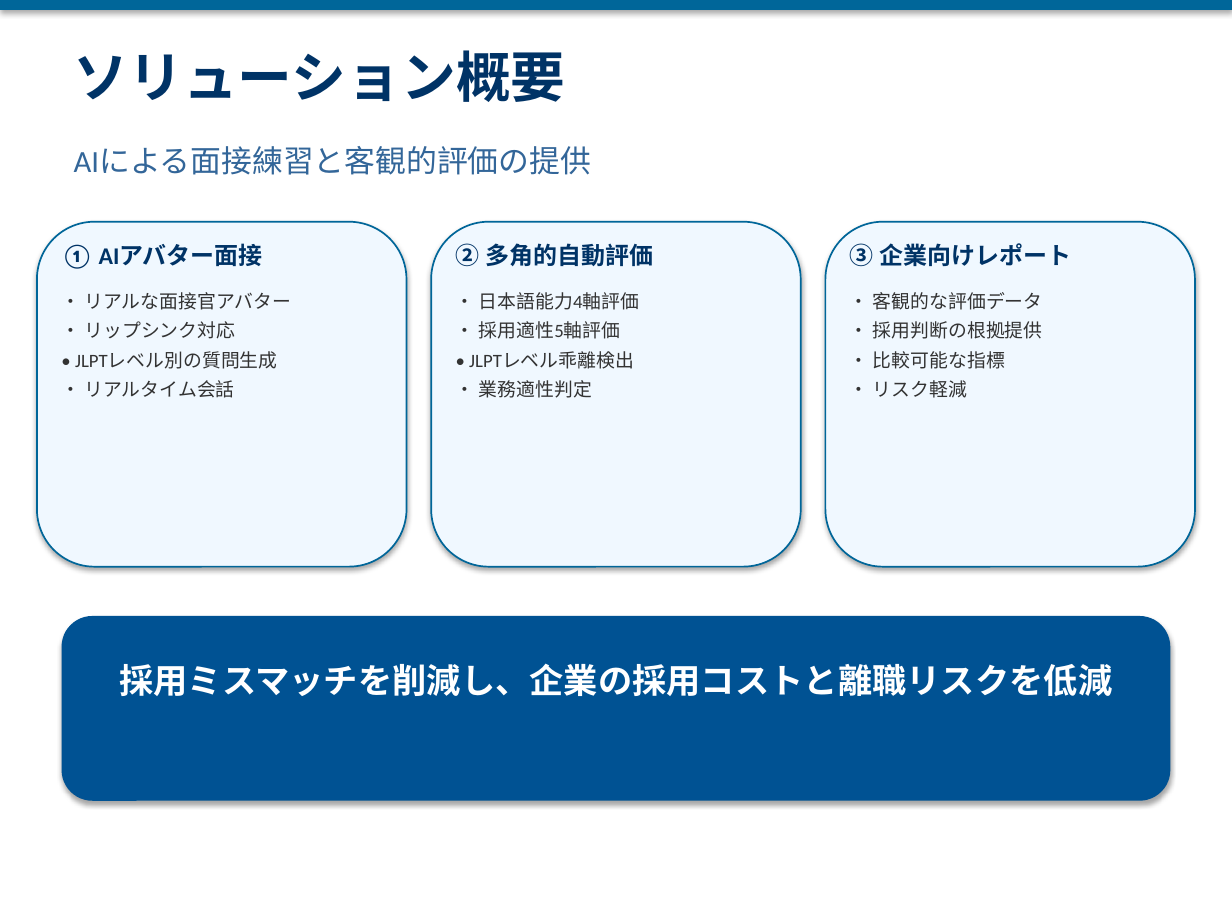
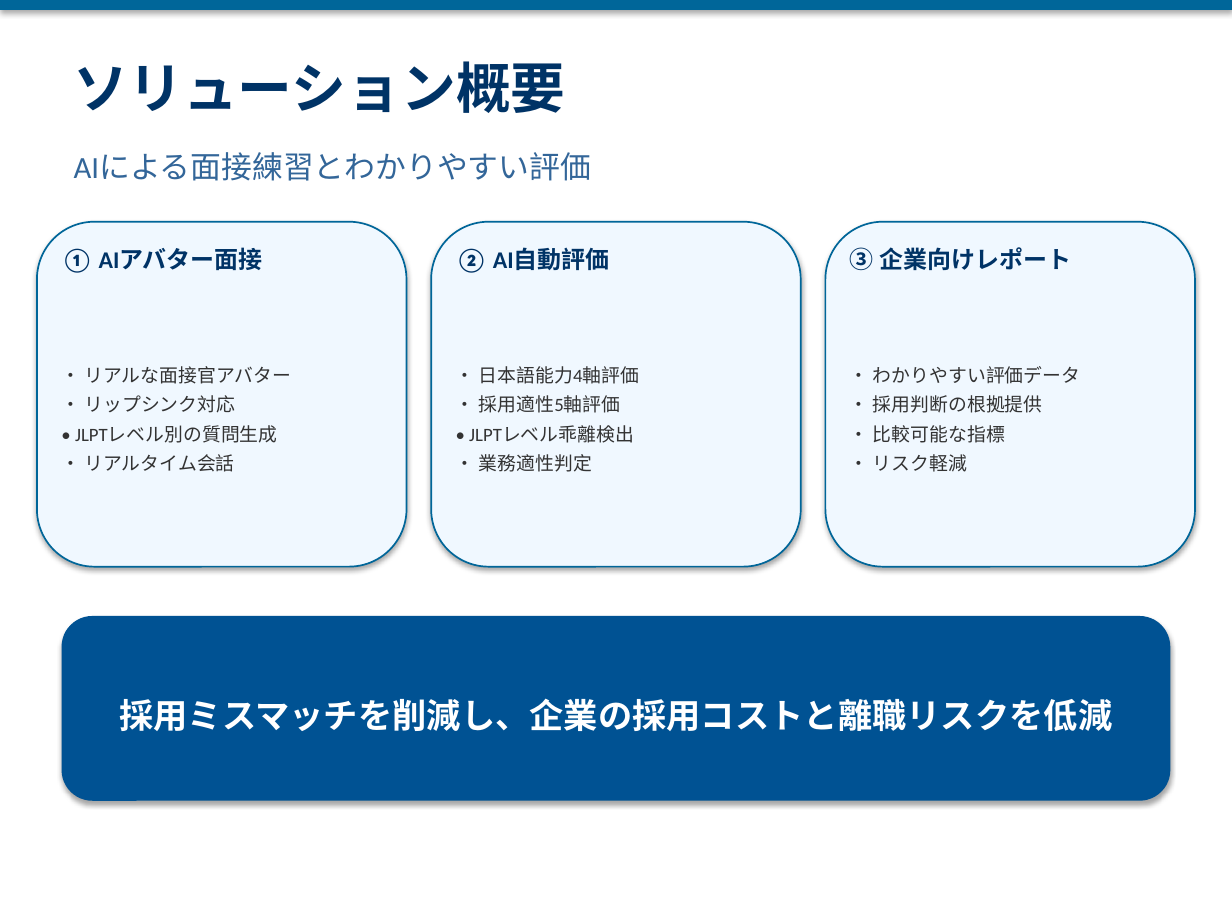
Before and after one commit to yoshidasendai115/ai-interview, a slide deck: slide 4 of docs/プレゼン資料/AI面接プラットフォーム_投資家向け.pptx. Drawn at 1232x924 pixels with LibreOffice and Linux fonts; fonts in the diff are those of the drawing. Boxes give left, top, right and bottom in pixels: in the first picture for what was removed or moved away, otherwise in the second. Text is boxed around its words. In the diff, an @@ line names an element or a change of style, - is before the commit and + after.

```diff
--- a/docs/プレゼン資料/AI面接プラットフォーム_投資家向け.pptx
+++ b/docs/プレゼン資料/AI面接プラットフォーム_投資家向け.pptx
@@ text at [74, 152, 591, 181]: text changed @@
-AIによる面接練習と客観的評価の提供
+AIによる面接練習とわかりやすい評価
@@ vertical alignment top to middle in 9 elements at [74, 61, 566, 113], [61, 247, 263, 273], [75, 366, 291, 472], [469, 366, 640, 472], [850, 247, 1071, 270], [119, 698, 1112, 731], [873, 366, 1080, 472], [74, 152, 591, 181], [456, 247, 610, 273] @@
@@ text at [456, 247, 610, 273]: text changed @@
-② 多角的自動評価
+② AI自動評価
@@ text at [873, 366, 1080, 384]: text changed @@
-• 客観的な評価データ
+• わかりやすい評価データ
```
Also in this commit, not shown: 16 other slides changed, 2 slides added, 54 other files.
